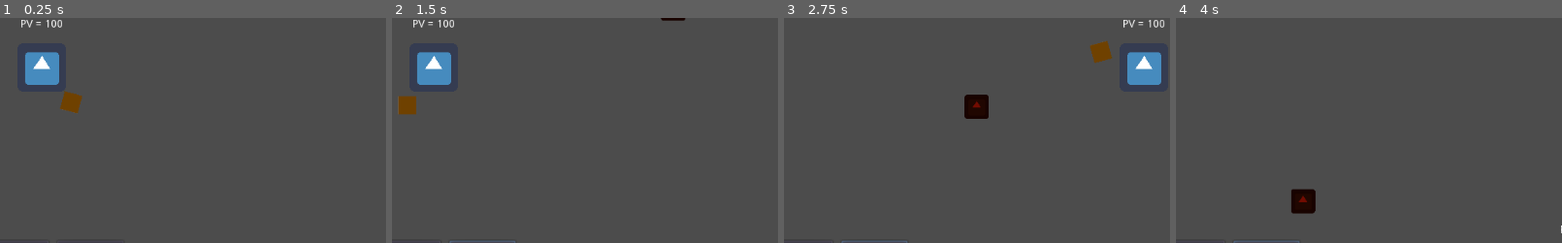
Above: before the commit, frames 1-4 (left to right).
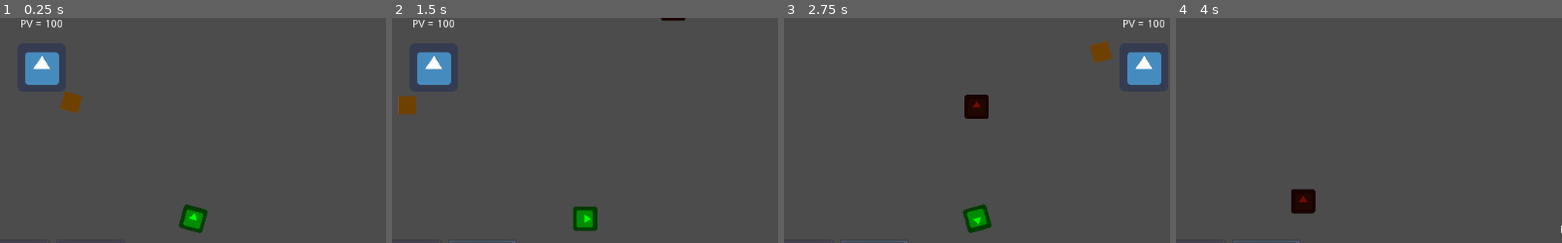
Above: after the commit, the same moments.

Repository: Florian-DELRIEU/Godot-Test
Game: Godot game, scene res://Scenes/MainNode.tscn
Same seed, same stepped clock (60 frames per second), same inputs: the game is played once before the commit and once after it. The engine's default icon, where the game draws it, is replaced by a stand-in: a white triangle on a blue panel in a dark square.
Inputs:
- Up to frame 1 (0.25 s): no input
- Up to frame 2 (1.5 s): click "Initial Position" at 0.5 s; click "Debug HUD" at 1.25 s
- Up to frame 3 (2.75 s): hold Right (ui_right) from 2.03 s (still down)
- Up to frame 4 (4 s): release Right (ui_right) at 2.78 s; hold Down (ui_down) 2.78-3.53 s; hold Right (ui_right) from 3.53 s (still down)
The pictures show only the part of the screen within x 44-94%, y 39-89%; the shares and areas given below are measured in that part.

The runs differ from the first frame. In frame 1, 0.7% of the frame differs, in the area x 46-54%, y 82-96%; in frame 2, 0.7%, in the area x 46-54%, y 83-95%; in frame 3, 0.7%; in frame 4, nothing differs.

Commit message:
spawn a item

Diff:
--- a/Scripts/MainNode.gd
+++ b/Scripts/MainNode.gd
@@ -3,6 +3,12 @@
 var player_input_y
 var txt = ""
 var DEBUG_HUD = true
+
+# Charge la scene de l'item
+onready var item = preload("res://Scenes/item.tscn")
+
+func _ready():
+	SpawnItem()
 
 func _process(delta):
 	player_input_x = $Player.dirX
@@ -11,6 +17,12 @@
 
 func recup_loot(valeur):
 	print("J'ai récupérer l'item " + str(valeur))
+
+func SpawnItem():
+	var i = item.instance() # cree instance de item
+	i.Start(Vector2(200,200),1)
+	self.add_child(i) # ajoute enfant :i: à self
+	pass
 
 ##################################
 
--- a/Scripts/item.gd
+++ b/Scripts/item.gd
@@ -6,7 +6,11 @@
 export (type_item) var item_type
 var txt
 
-func _ready():
+func _ready(): # peut pas avoir d'argument
+	pass
+
+func Start(position,type):
+	self.position = position
 	self.connect("loot",get_parent(),"recup_loot") # connect le signal
 	match item_type:
 		type_item.COINS:
Not shown, added: .mono/metadata/ide_messaging_meta.txt
